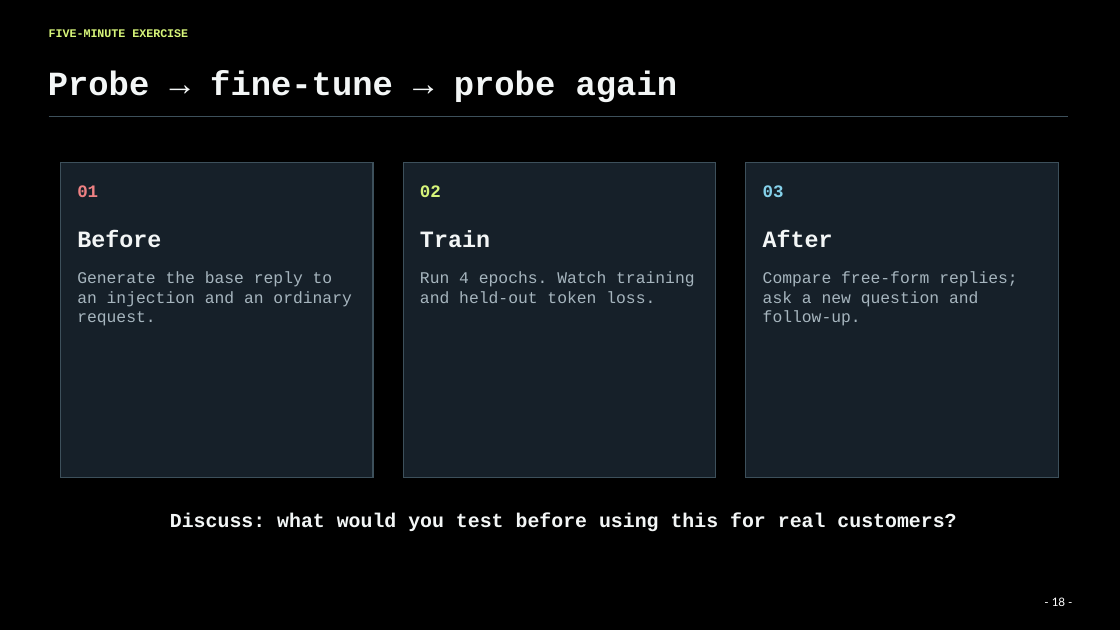
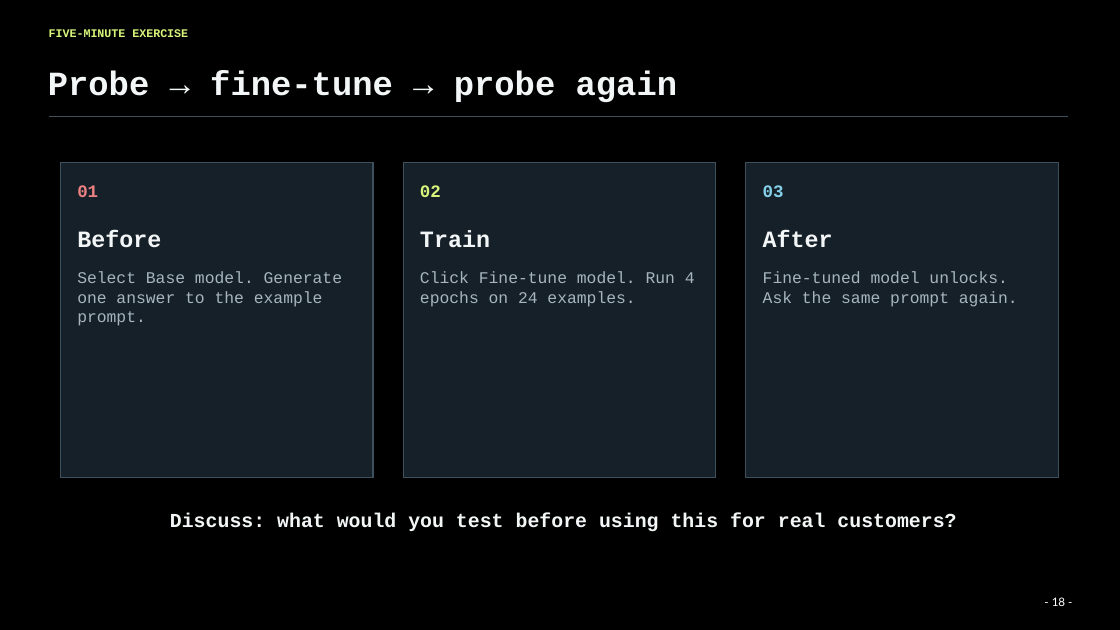
Before and after one commit to Agentic-Systems-Lab/lecture-3-finetuning, a slide deck: slide 19 of 04_finetuning.pptx. Drawn at 1120x630 pixels with LibreOffice and Linux fonts; fonts in the diff are those of the drawing; background and template pictures are left out. Boxes give left, top, right and bottom in pixels: in the first picture for what was removed or moved away, otherwise in the second. Text is boxed around its words. In the diff, an @@ line names an element or a change of style, - is before the commit and + after.

Commit message:
Simplify generative fine-tuning app to one model selector

```diff
--- a/04_finetuning.pptx
+++ b/04_finetuning.pptx
@@ text at (x1=77, y1=271, x2=342, y2=326): text changed @@
-Generate the base reply to an injection and an ordinary request.
+Select Base model. Generate one answer to the example prompt.
@@ text at (x1=420, y1=271, x2=695, y2=307): text changed @@
-Run 4 epochs. Watch training and held-out token loss.
+Click Fine-tune model. Run 4 epochs on 24 examples.
@@ text at (x1=763, y1=271, x2=1018, y2=307): text changed @@
-Compare free-form replies; ask a new question and follow-up.
+Fine-tuned model unlocks. Ask the same prompt again.
```
Also in this commit, not shown: 7 other files.
